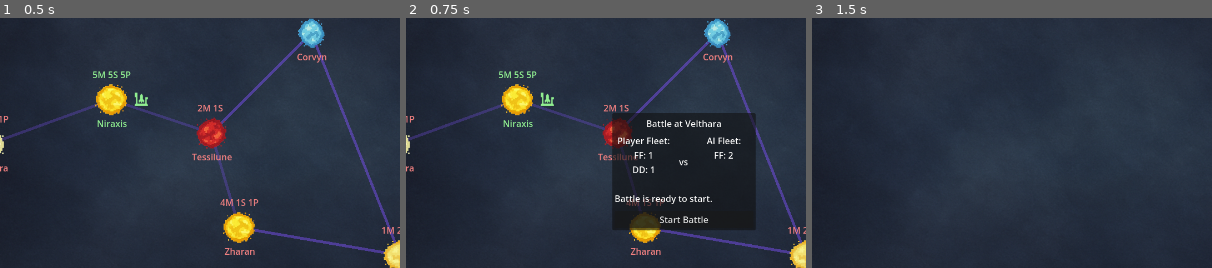
Above: before the commit, frames 1-3 (left to right).
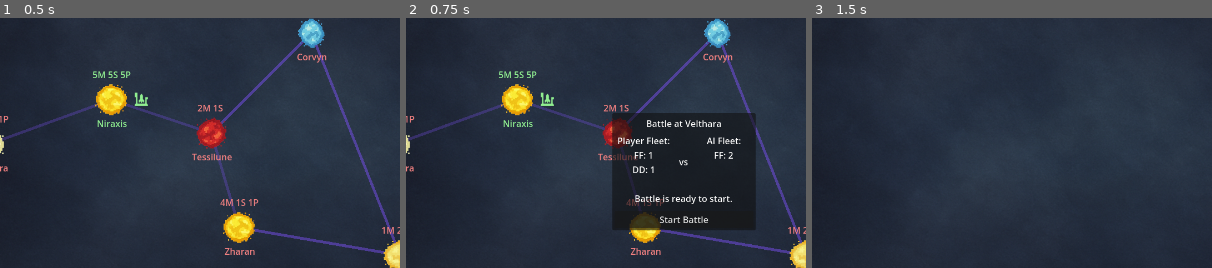
Above: after the commit, the same moments.

Repository: igjese/galaxy-campaign
Game: Godot game, scene res://scenes/Main.tscn
The game is run twice, just before and just after one commit, with the same random seed, the same clock (stepped at 60 frames per second) and the same inputs.
Inputs:
- Up to frame 1 (0.5 s): no input
- Up to frame 2 (0.75 s): click "Run Debug" at 0.5 s
- Up to frame 3 (1.5 s): click "Start Battle" at 1.25 s
The pictures show only the part of the screen within x 15-65%, y 19-69%; the shares and areas given below are measured in that part.

Frame 1 is identical in both runs. In frame 2, 0.5% of the frame differs, in the area x 52-82%, y 70-75%; in frame 3, nothing differs.

Commit message:
battle ends shows results in combat dialog

Diff:
--- a/scenes/CombatDialog.tscn
+++ b/scenes/CombatDialog.tscn
@@ -46,6 +46,7 @@
 [node name="Result" type="Label" parent="VBox"]
 custom_minimum_size = Vector2(0, 30)
 layout_mode = 2
+horizontal_alignment = 1
 
 [node name="Buttons" type="HBoxContainer" parent="VBox"]
 layout_mode = 2
--- a/scenes/combat_dialog.gd
+++ b/scenes/combat_dialog.gd
@@ -31,11 +31,19 @@
     battlefield.start()
 
 
-func show_result(result_text):
-    $VBox/Result.text = result_text
+func show_result(did_win: bool, survivors: ShipGroup):
+    if did_win:
+        $VBox/Result.text = "✔ Victory"
+        $VBox/Fleets/Player.text = survivors.text("\n")
+        $VBox/Fleets/AI.text = "None"
+    else:
+        $VBox/Result.text = "✘ Defeat"
+        $VBox/Fleets/Player.text = "None"
+        $VBox/Fleets/AI.text = "?"
     $VBox/Buttons/StartBattle.visible = false
     $VBox/Buttons/Close.visible = true
 
 
 func _on_close_pressed():
     hide()
+    GameLoop.change_state(GameLoop.GameState.END_TURN)
--- a/scripts/game_loop.gd
+++ b/scripts/game_loop.gd
@@ -79,7 +79,7 @@
 
 
 func begin_move():
-    map.transfer_ships()
+    transfer_ships()
     change_state(GameState.END_TURN)
 
 
@@ -170,7 +170,6 @@
             player_personnel += star.personnel
 
 
-
 func end_combat(did_win: bool, survivors: ShipGroup):
     var star = map.system_map[current_move.to]
     if did_win:
@@ -181,6 +180,9 @@
         # Player lost
         current_move.ships = ShipGroup.new()  # wiped out
     map.show()
+    var combat_dialog = map.get_node("UI/CombatDialog")
+    combat_dialog.show_result(did_win, survivors)
+    combat_dialog.show()
     get_tree().get_root().get_node("Main/Battlefield").hide()
     map.update_gui()
-    change_state(GameState.END_TURN)
+    #change_state(GameState.END_TURN)
